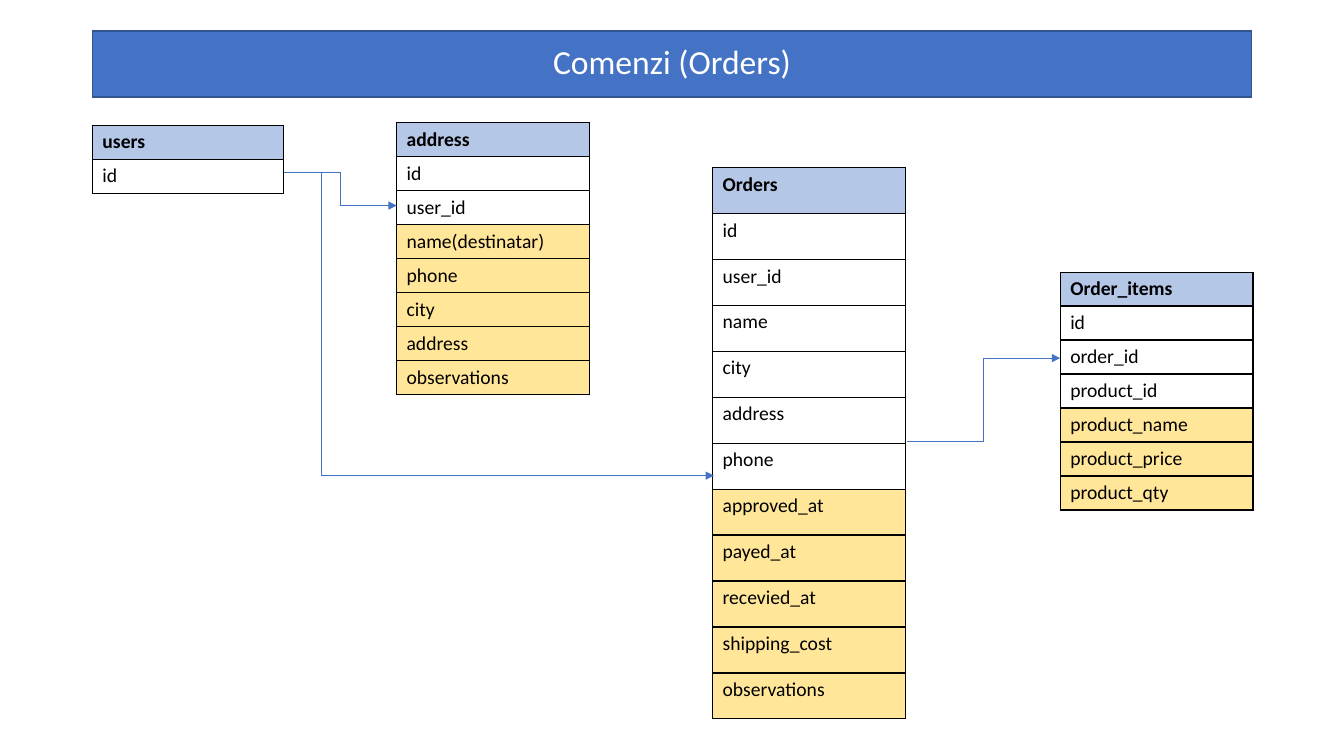
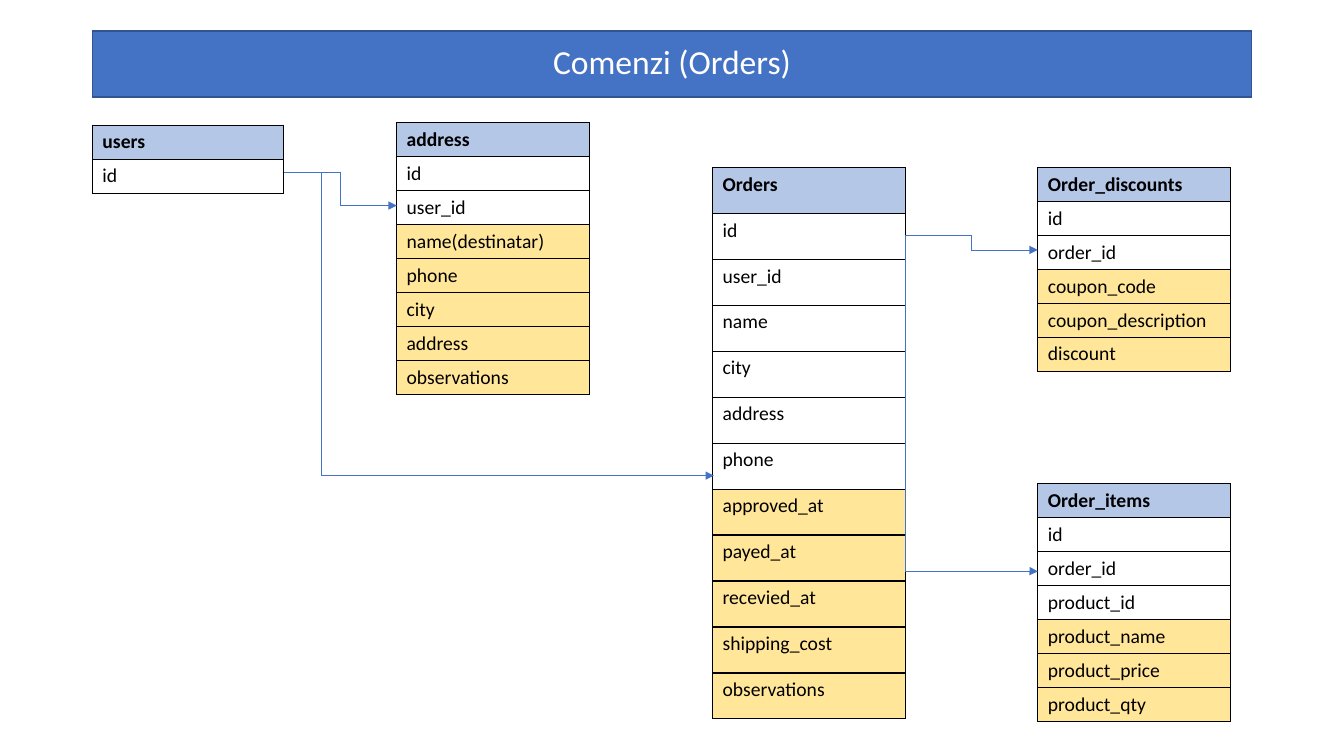
Before and after one commit to laravelRo/lrv8_emag_yt_tutorial, a slide deck: slide 22 of _presentation/prezentare_aplicatie.pptx. Drawn at 1344x756 pixels with LibreOffice and Linux fonts; fonts in the diff are those of the drawing. Boxes give left, top, right and bottom in pixels: in the first picture for what was removed or moved away, otherwise in the second. Text is boxed around its words. In the diff, an @@ line names an element or a change of style, - is before the commit and + after.

Commit message:
coupon general
Coupon CRUD, apply general coupon

```diff
--- a/_presentation/prezentare_aplicatie.pptx
+++ b/_presentation/prezentare_aplicatie.pptx
@@ table added at <box>1038,167,1231,369</box>, 6 rows, 1 columns @@
+Order_discounts
+id
+order_id
+coupon_code
+coupon_description
+discount
@@ elbow arrow moved from (907, 442) - (1061, 358) to (905, 236) - (1038, 572) @@
@@ elbow arrow added from (905, 235) to (1038, 250), #4472C4 0.5 pt @@
@@ table: place and size @@
-table at <box>1061,272,1253,507</box>
+table at <box>1038,484,1231,719</box>
```
Also in this commit, not shown: 2 slides added, 28 other files.
